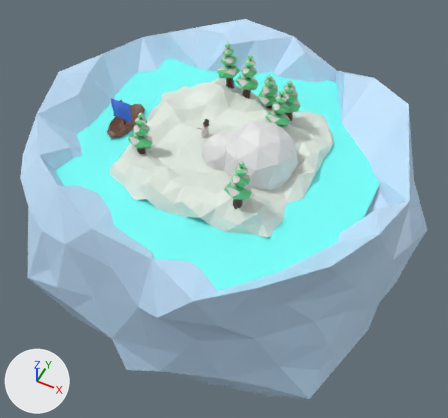
Before and after pictures for a commit that changed the glTF model NorthPole.glb.
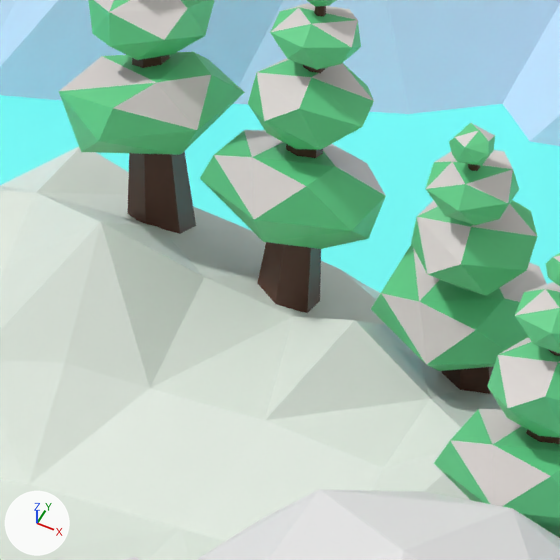
The first picture shows the older version from a 50 mm camera at (142.0, -272.0, 324.0) aimed at (-2.0, 15.0, -35.0). The close-ups show both versions on the part from 47% to 63% of the width and 14% to 31% of the height of that picture; other places that the commit changed are outside them. Lighting does not change. The marker at lower left points along +X, +Y and +Z. Where no turn or scale is listed for an object, it has been applied to the vertices.

Before the edit, the objects in view are built like this:
```python
ob_plane = bpy.data.objects.new('Plane', me_plane)
ob_plane.location = (-5.7, -1.8, 36.4)
ob_tree3_001 = bpy.data.objects.new('Tree3.001', me_icosphere_005)
ob_tree3_001.location = (148.6, 121.9, 124.5)
ob_tree3_001.rotation_euler = (3.056, -0.111, -1.018)  # degrees (175, -6.4, -58)
ob_tree3_001.scale = (-34.1, -34.1, -34.1)
ob_tree3_002 = bpy.data.objects.new('Tree3.002', me_icosphere_006)
ob_tree3_002.location = (182.5, 96.4, 123.8)
ob_tree3_002.rotation_euler = (3.056, -0.111, -1.018)  # degrees (175, -6.4, -58)
ob_tree3_002.scale = (-34.1, -34.1, -34.1)
ob_tree3_005 = bpy.data.objects.new('Tree3.005', me_icosphere_075)
ob_tree3_005.location = (0.5, 218.2, 127.8)
ob_tree3_005.rotation_euler = (3.056, -0.111, 0.00917)  # degrees (175, -6.4, 0.5)
ob_tree3_005.scale = (-34.1, -34.1, -34.1)
ob_tree3_007 = bpy.data.objects.new('Tree3.007', me_icosphere_004)
ob_tree3_007.location = (166.5, 98.6, 136.3)
ob_tree3_007.rotation_euler = (-3.078, 0.132, -1.016)  # degrees (-176, 7.6, -58)
ob_tree3_007.scale = (-34.1, -34.1, -34.1)
# also in view: 'Cube' at (0.0, 7.0, 43.0); 'Icosphere.001' at (31.0, 0.0, 45.0)
```
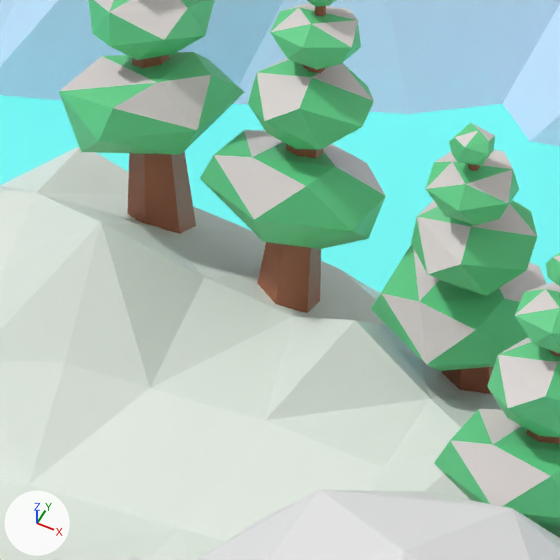
Changed parts and their boxes (x1, y1, x2, y2) in the close-ups (560 x 560 px):
'Tree3.001', recoloured
    both: (257, 3, 329, 313)
'Tree3.007', recoloured
    both: (440, 162, 494, 394)
'Tree3.005', recoloured
    both: (127, 53, 196, 234)
'Tree3.002', recoloured
    both: (487, 348, 560, 447)

The edits, one by one:
Material 'Material.004' (mat_material_004) changes colour from brown #553425 to brown #a7664a; in linear values from (0.0898, 0.0342, 0.0188) to (0.384, 0.133, 0.0677).
